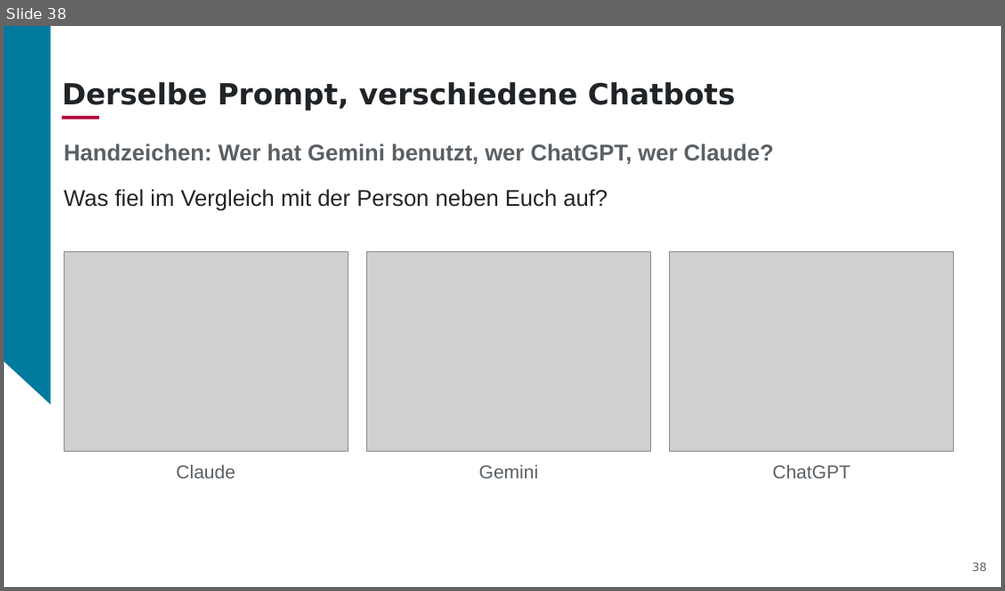
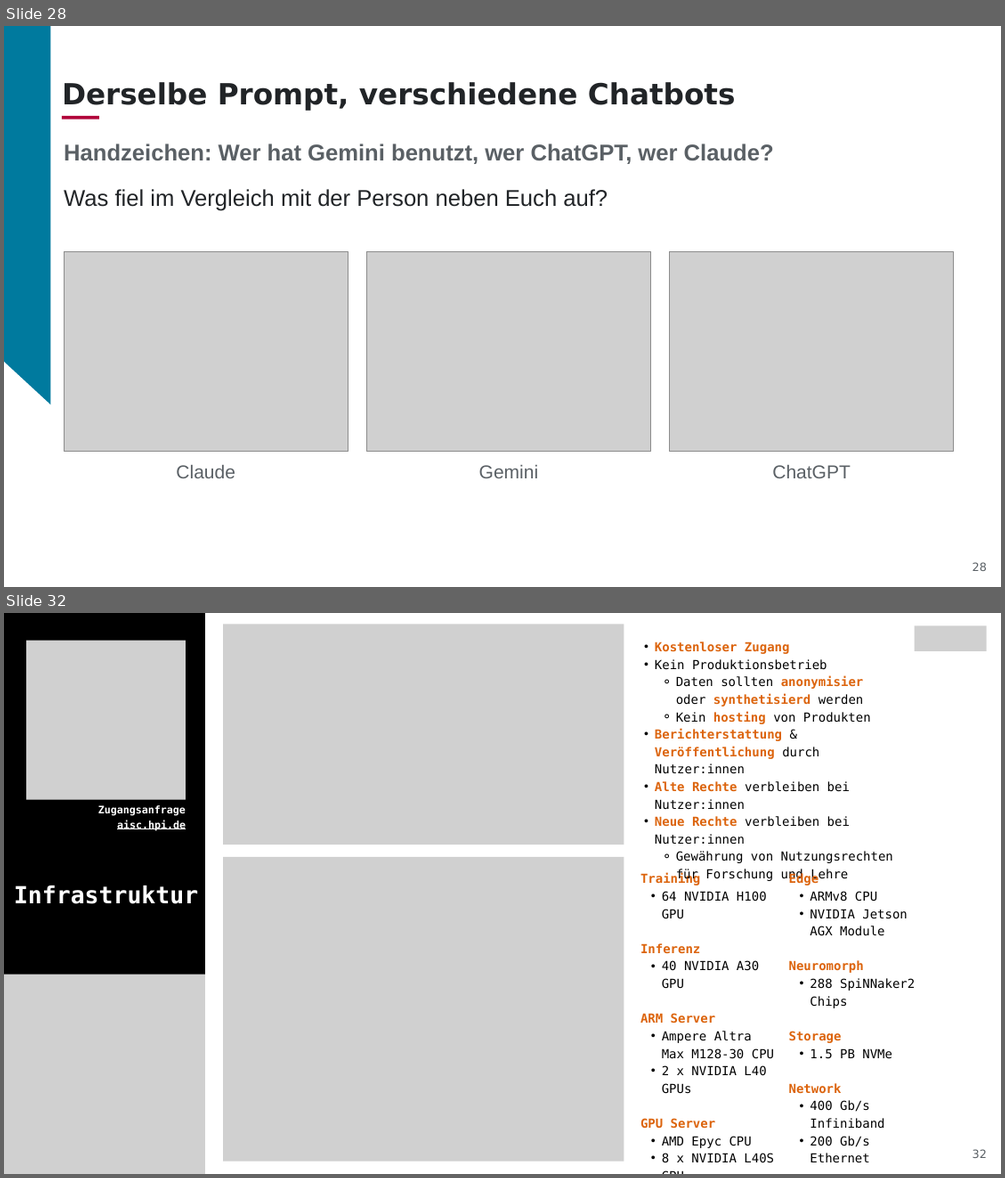
Before and after one commit to aihpi/workshop-rapid-prototyping, a slide deck: slides/01_workshop_rapid_prototyping_DE.pptx. Shown one above the other, each under a label of ours: slide 38 before the commit, slides 28 and 32 after it; the slides between them are not shown. The pictures are 1005x591 and 1005x1178 pixels, drawn with LibreOffice and Linux fonts; fonts in the diff are those of the drawing; grey boxes stand for pictures; background and template pictures are left out. Boxes give left, top, right and bottom in pixels: in the first picture for what was removed or moved away, otherwise in the second. Text is boxed around its words. In the diff, an @@ line names an element or a change of style, - is before the commit and + after.

```diff
--- a/slides/01_workshop_rapid_prototyping_DE.pptx
+++ b/slides/01_workshop_rapid_prototyping_DE.pptx
@@ slide 32 added at <box>4,613,1001,1174</box>, background #FFFFFF @@
@@ rectangle added at <box>4,613,205,1174</box>, fill #000000 @@
@@ picture added at <box>223,625,624,844</box> @@
@@ picture added at <box>914,625,987,651</box> @@
@@ picture added at <box>26,641,186,800</box> @@
@@ text added at <box>655,641,893,882</box>, 12 pt, text #000000 @@
+  • Kostenloser Zugang
+  • Kein Produktionsbetrieb
+    ⚬ Daten sollten anonymisier oder synthetisierd werden
+    ⚬ Kein hosting von Produkten
+  • Berichterstattung & Veröffentlichung durch Nutzer:innen
+  • Alte Rechte verbleiben bei Nutzer:innen
+  • Neue Rechte verbleiben bei Nutzer:innen
+    ⚬ Gewährung von Nutzungsrechten für Forschung und Lehre
@@ text added at <box>98,805,186,816</box>, 10 pt, text #FFFFFF, bold @@
+Zugangsanfrage
@@ text added at <box>117,819,186,831</box>, 10 pt, text #FFFFFF, bold, underline @@
+aisc.hpi.de
@@ picture added at <box>223,857,624,1161</box> @@
@@ text added at <box>640,873,774,1163</box>, 12 pt, text #000000 @@
+Training
+  • 64 NVIDIA H100 GPU
+Inferenz
+  • 40 NVIDIA A30 GPU
+ARM Server
+  • Ampere Altra Max M128-30 CPU
+  • 2 x NVIDIA L40 GPUs
+GPU Server
+  • AMD Epyc CPU
+  • 8 x NVIDIA L40S GPU
@@ text added at <box>789,873,914,1163</box>, 12 pt, text #000000 @@
+Edge
+  • ARMv8 CPU
+  • NVIDIA Jetson AGX Module
+Neuromorph
+  • 288 SpiNNaker2 Chips
+Storage
+  • 1.5 PB NVMe
+Network
+  • 400 Gb/s Infiniband
+  • 200 Gb/s Ethernet
@@ text added at <box>14,885,198,904</box>, 22.7 pt, text #FFFFFF, bold @@
+Infrastruktur
@@ picture added at <box>4,974,205,1174</box> @@
@@ picture added at <box>6,1095,125,1174</box> @@
@@ page number added at <box>972,1149,987,1158</box>, 11 pt, text #5A6065 @@
+32
@@ what was slide 38 is now slide 28 @@
@@ page number at <box>972,562,987,571</box>: text changed @@
-38
+28
```
Also in this commit, not shown: 7 slides changed, 5 other slides added, 17 slides removed, 1 other file.
